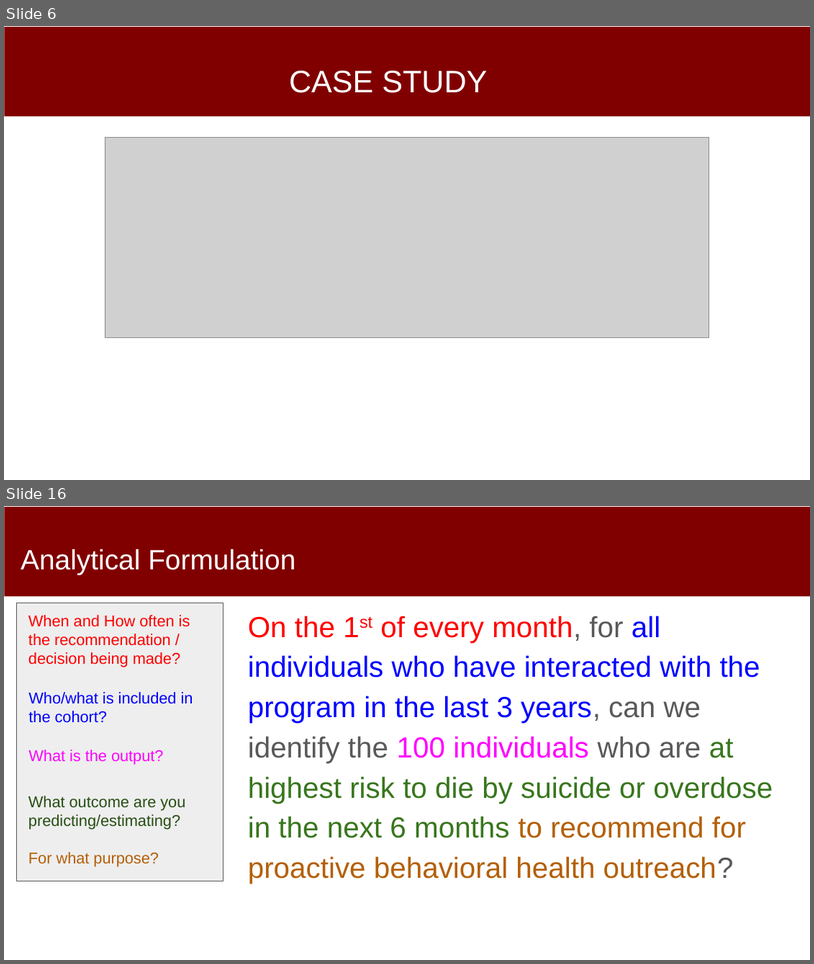
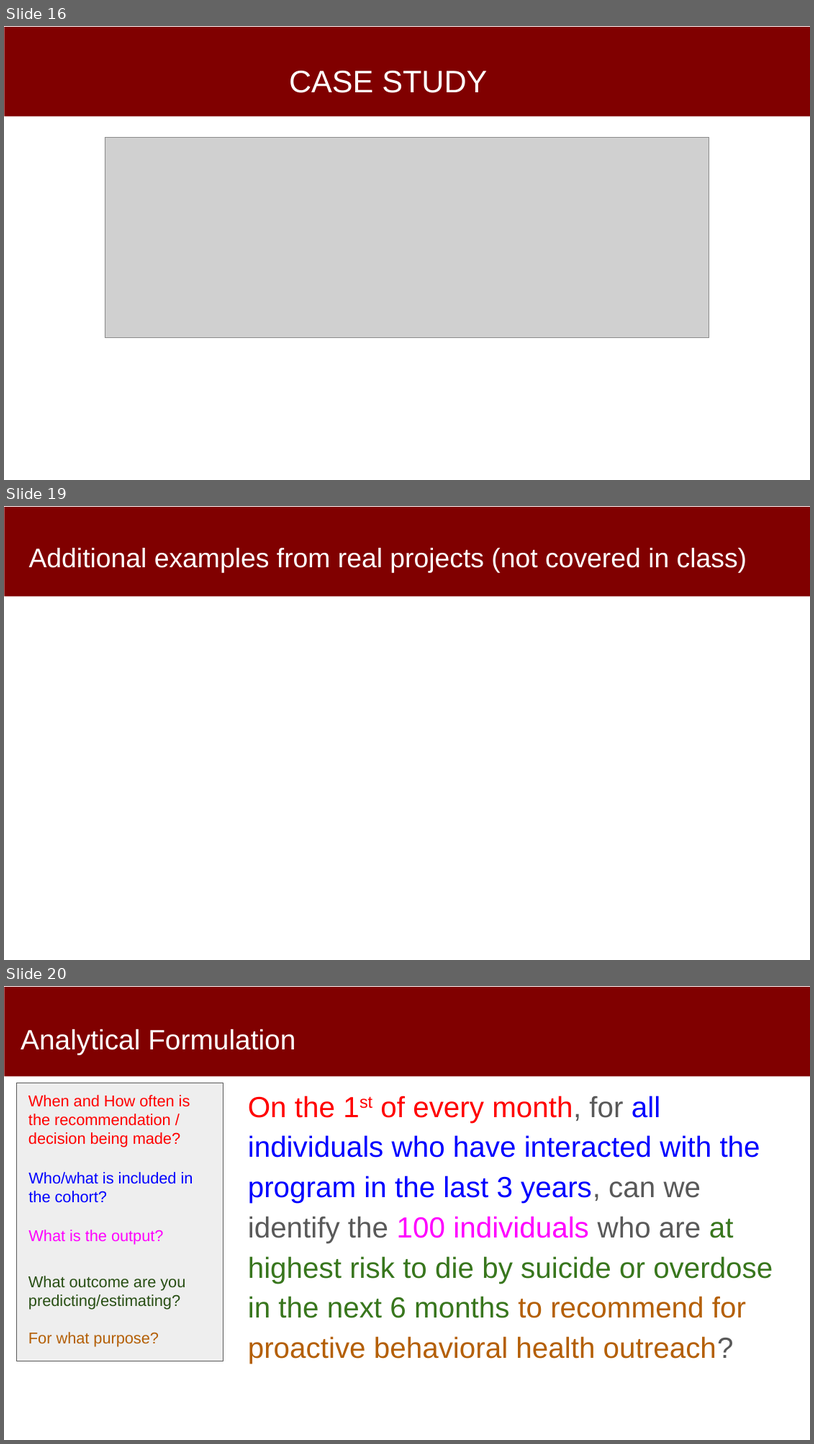
Before and after one commit to dssg/MLinPractice, a slide deck: Lectures/Lecture4-Formulation.pptx. Shown one above the other, each under a label of ours: slides 6 and 16 before the commit, slides 16, 19 and 20 after it; the slides between them are not shown. The pictures are 814x964 and 814x1444 pixels, drawn with LibreOffice and Linux fonts; fonts in the diff are those of the drawing; grey boxes stand for pictures. Boxes give left, top, right and bottom in pixels: in the first picture for what was removed or moved away, otherwise in the second. Text is boxed around its words. In the diff, an @@ line names an element or a change of style, - is before the commit and + after.

```diff
--- a/Lectures/Lecture4-Formulation.pptx
+++ b/Lectures/Lecture4-Formulation.pptx
@@ slide 19 added at box(4, 506, 810, 960), background #FFFFFF; not listed: 1 template element that a slide beside it also shows @@
@@ title added at box(29, 548, 747, 573), 32 pt, text #FFFFFF @@
+Additional examples from real projects (not covered in class)
@@ what was slide 6 is now slide 16 @@
@@ what was slide 16 is now slide 20 @@
```
Also in this commit, not shown: 6 slides changed, 5 other slides added, 2 slides removed.
